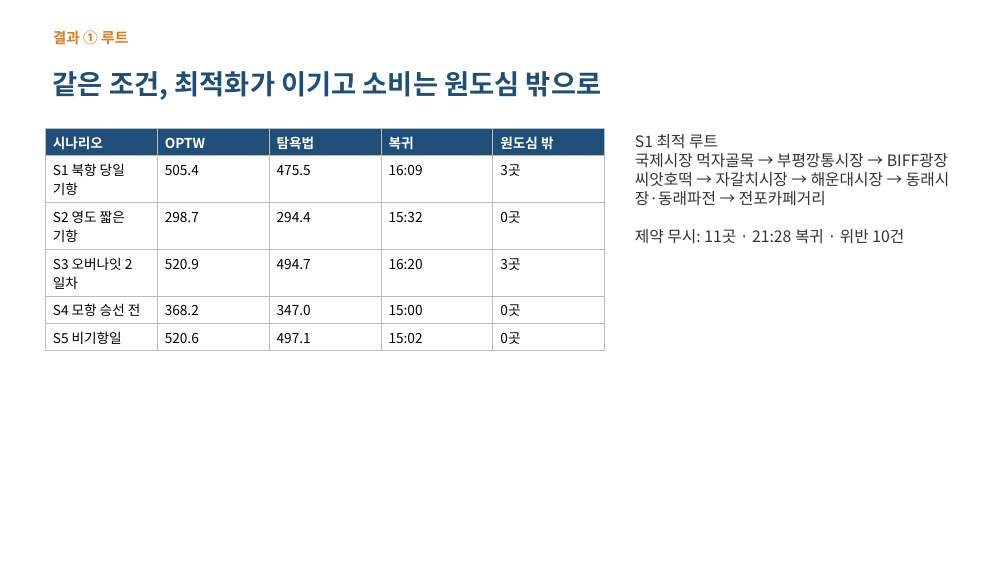
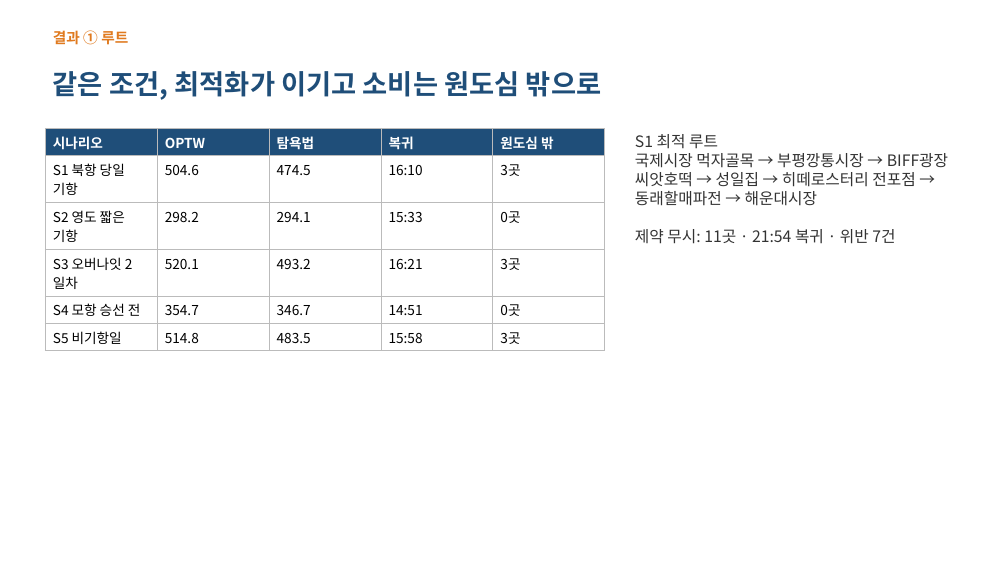
Before and after one commit to ddayoung03/busan-cruise-unpassing, a slide deck: slide 8 of 05_문서/3주차_발표자료.pptx. Drawn at 1008x567 pixels with LibreOffice and Linux fonts; fonts in the diff are those of the drawing. Boxes give left, top, right and bottom in pixels: in the first picture for what was removed or moved away, otherwise in the second. Text is boxed around its words. In the diff, an @@ line names an element or a change of style, - is before the commit and + after.

```diff
--- a/05_문서/3주차_발표자료.pptx
+++ b/05_문서/3주차_발표자료.pptx
@@ table at [45, 129, 605, 348] @@
-row 2: S1 북항 당일 기항 | 505.4 | 475.5 | 16:09 | 3곳
+row 2: S1 북항 당일 기항 | 504.6 | 474.5 | 16:10 | 3곳
-row 3: S2 영도 짧은 기항 | 298.7 | 294.4 | 15:32 | 0곳
+row 3: S2 영도 짧은 기항 | 298.2 | 294.1 | 15:33 | 0곳
-row 4: S3 오버나잇 2일차 | 520.9 | 494.7 | 16:20 | 3곳
+row 4: S3 오버나잇 2일차 | 520.1 | 493.2 | 16:21 | 3곳
-row 5: S4 모항 승선 전 | 368.2 | 347.0 | 15:00 | 0곳
+row 5: S4 모항 승선 전 | 354.7 | 346.7 | 14:51 | 0곳
-row 6: S5 비기항일 | 520.6 | 497.1 | 15:02 | 0곳
+row 6: S5 비기항일 | 514.8 | 483.5 | 15:58 | 3곳
@@ text at [635, 153, 948, 244]: text changed @@
-국제시장 먹자골목 → 부평깡통시장 → BIFF광장 씨앗호떡 → 자갈치시장 → 해운대시장 → 동래시장·동래파전 → 전포카페거리
-제약 무시: 11곳 · 21:28 복귀 · 위반 10건
+국제시장 먹자골목 → 부평깡통시장 → BIFF광장 씨앗호떡 → 성일집 → 히떼로스터리 전포점 → 동래할매파전 → 해운대시장
+제약 무시: 11곳 · 21:54 복귀 · 위반 7건
```
Also in this commit, not shown: 4 other slides changed, 22 other files.
